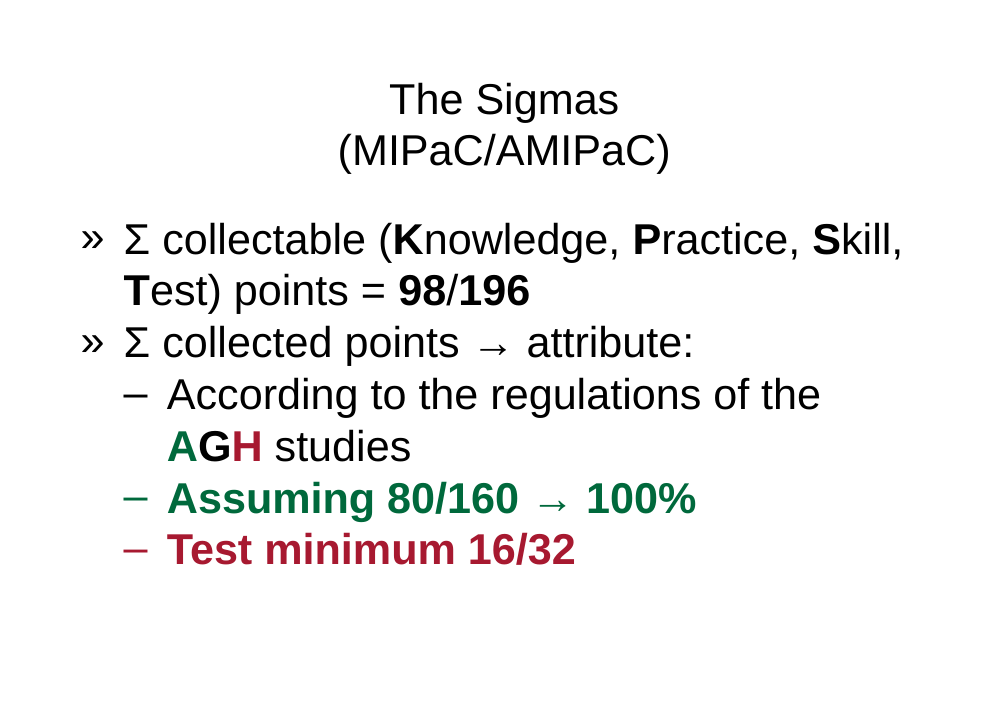
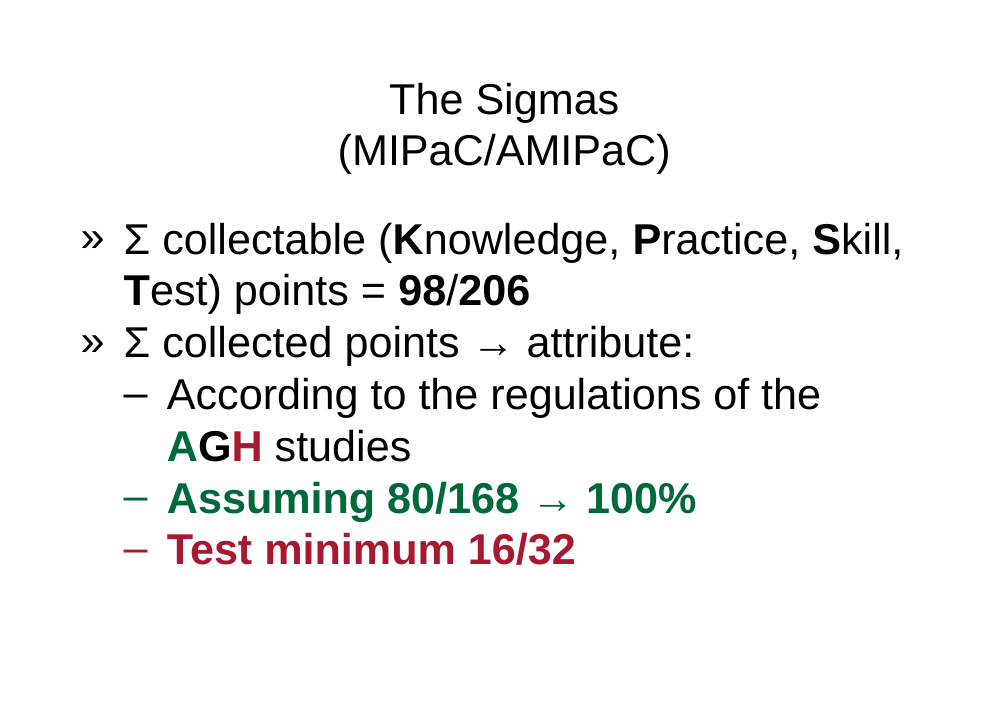
Before and after one commit to miklesz/AMIPaC, a slide deck: slide 14 of (A)MIPaC Introduction.pptx. Drawn at 1008x713 pixels with LibreOffice and Linux fonts; fonts in the diff are those of the drawing; background and template pictures are left out. Boxes give left, top, right and bottom in pixels: in the first picture for what was removed or moved away, otherwise in the second. Text is boxed around its words. In the diff, an @@ line names an element or a change of style, - is before the commit and + after.

```diff
--- a/(A)MIPaC Introduction.pptx
+++ b/(A)MIPaC Introduction.pptx
@@ text at (124,222,903,314): text changed @@
-» Σ collectable (Knowledge, Practice, Skill, Test) points = 98/196
+» Σ collectable (Knowledge, Practice, Skill, Test) points = 98/206
@@ text at (167,481,696,521): text changed @@
-  – Assuming 80/160 → 100%
+  – Assuming 80/168 → 100%
```
Also in this commit, not shown: 2 other slides changed, 1 other file.
